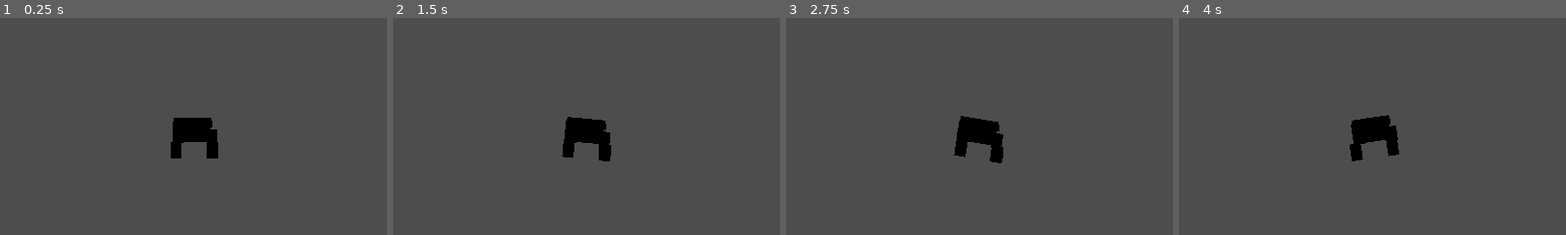
Above: before the commit, frames 1-4 (left to right).
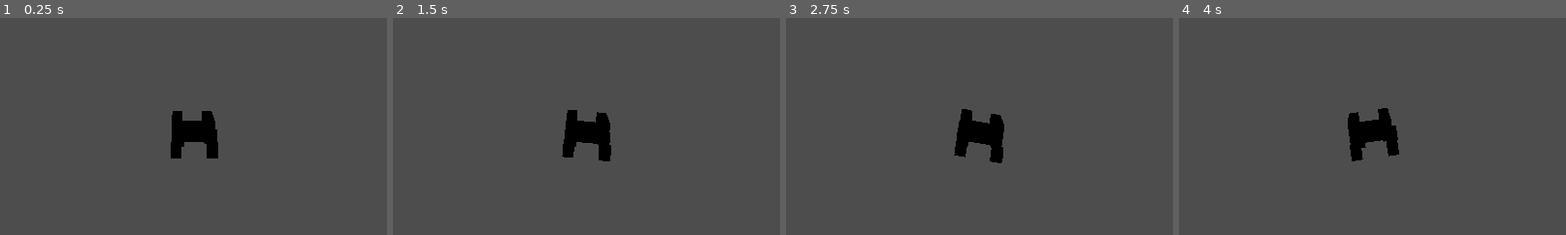
Above: after the commit, the same moments.

Repository: km2000-a11y/Urban-Drive
Game: Godot game, scene res://Scenes/bmw_325ti.tscn
Same seed, same stepped clock (60 frames per second), same inputs: the game is played once before the commit and once after it. This scene is started directly instead of the project's main scene.
Inputs:
- Up to frame 1 (0.25 s): no input
- Up to frame 2 (1.5 s): tap Enter (ui_accept) at 0.5, 0.77, 1.25 s; hold D (turn_right) 0.53-1.28 s; hold Space (drift) 0.53-1.28 s; hold S (brake) from 1.28 s (still down); tap Shift (nos) at 1.35 s
- Up to frame 3 (2.75 s): tap Enter (ui_accept) at 1.52, 2 s; release S (brake) at 2.03 s; hold D (turn_right) from 2.03 s (still down); hold Space (drift) from 2.03 s (still down)
- Up to frame 4 (4 s): tap Enter (ui_accept) at 2.75, 3.02, 3.5, 3.77 s; release D (turn_right) at 2.78 s; release Space (drift) at 2.78 s; hold W (accelerate) 2.78-3.53 s; tap Shift (nos) at 2.85 s; hold A (turn_left) from 3.53 s (still down); hold Space (drift) from 3.53 s (still down)
The pictures show only the part of the screen within x 27-77%, y 50-100%; the shares and areas given below are measured in that part.

The runs differ from the first frame. In frame 1, 0.3% of the frame differs, in the area x 44-56%, y 42-60%; in frame 2, 0.3%; in frame 3, 0.3%; in frame 4, 0.4%, in the area x 43-55%, y 41-60%.

Commit message:
ugtdkyras

Diff:
--- a/Scenes/bmw_325ti.tscn
+++ b/Scenes/bmw_325ti.tscn
@@ -21,6 +21,9 @@
 
 [sub_resource type="BoxMesh" id="BoxMesh_x1dwm"]
 size = Vector3(0.8, 0.1, 0.4)
+
+[sub_resource type="BoxMesh" id="BoxMesh_yw7ql"]
+size = Vector3(0.2, 0.4, 0.9)
 
 [sub_resource type="BoxShape3D" id="BoxShape3D_08euy"]
 size = Vector3(1, 1, 1.7)
@@ -47,7 +50,7 @@
 [sub_resource type="QuadMesh" id="QuadMesh_twcfh"]
 size = Vector2(0.5, 0.5)
 
-[node name="Mini Cooper S" type="CharacterBody3D"]
+[node name="BMW 325TI" type="CharacterBody3D"]
 axis_lock_angular_x = true
 axis_lock_angular_z = true
 script = ExtResource("1_yw7ql")
@@ -64,7 +67,7 @@
 transform = Transform3D(-1, 0, 8.74228e-08, 0, 1, 0, -8.74228e-08, 0, -1, 0.203167, -0.15023, 0.711363)
 
 [node name="MeshInstance3D" type="MeshInstance3D" parent="ModelRoot/WheelHolder"]
-transform = Transform3D(-4.37114e-08, 1, 4.37114e-08, 0, -4.37114e-08, 1, 1, 4.37114e-08, 1.91069e-15, 0.0148076, 0.0497101, 0.160548)
+transform = Transform3D(-4.37114e-08, 1, 4.37114e-08, 0, -4.37114e-08, 1, 1, 4.37114e-08, 1.91069e-15, 0.0148076, -0.0277091, 0.160548)
 material_override = SubResource("StandardMaterial3D_08euy")
 mesh = SubResource("CylinderMesh_nfu50")
 
@@ -98,9 +101,17 @@
 mesh = SubResource("BoxMesh_t6gh0")
 
 [node name="MeshInstance3D2" type="MeshInstance3D" parent="ModelRoot"]
-transform = Transform3D(1, 0, 0, 0, 1, 0, 0, 0, 1, -0.0838068, 0.123172, 0.684357)
+transform = Transform3D(1, 0, 0, 0, 1, 0, 0, 0, 1, -0.0838068, 0.0661542, 0.684357)
 material_override = SubResource("StandardMaterial3D_41wmj")
 mesh = SubResource("BoxMesh_x1dwm")
+
+[node name="MeshInstance3D3" type="MeshInstance3D" parent="ModelRoot"]
+transform = Transform3D(1, 0, 0, 0, 1, 0, 0, 0, 1, -0.368321, 0.206171, 0.0878591)
+mesh = SubResource("BoxMesh_yw7ql")
+
+[node name="MeshInstance3D4" type="MeshInstance3D" parent="ModelRoot"]
+transform = Transform3D(1, 0, 0, 0, 1, 0, 0, 0, 1, 0.230615, 0.206171, 0.0803269)
+mesh = SubResource("BoxMesh_yw7ql")
 
 [node name="CollisionShape3D" type="CollisionShape3D" parent="."]
 transform = Transform3D(1, 0, 0, 0, 1, 0, 0, 0, 1, 0.165649, -0.0040794, -0.156084)
--- a/Scripts/base_car.gd
+++ b/Scripts/base_car.gd
@@ -224,14 +224,20 @@
 			if drift_factor > 0.1:
 				velocity += right * steering * 2.0 * delta
 
-	# ============================================================
 	# SPEED LIMIT
-	# ============================================================
 	var flat2 := Vector3(velocity.x, 0, velocity.z)
-	if flat2.length() > top_speed:
-		flat2 = flat2.normalized() * top_speed
-		velocity.x = flat2.x
-		velocity.z = flat2.z
+
+	if nitrous:
+		var nitro_top := top_speed * 1.12
+		if flat2.length() > nitro_top:
+			flat2 = flat2.normalized() * nitro_top
+	else:
+		if flat2.length() > top_speed:
+			flat2 = flat2.normalized() * top_speed
+
+	velocity.x = flat2.x
+	velocity.z = flat2.z
+
 
 	# ============================================================
 	# GRAVITY
Not shown: 1 places in Scenes/bmw_325ti.tscn that only renumber resources
